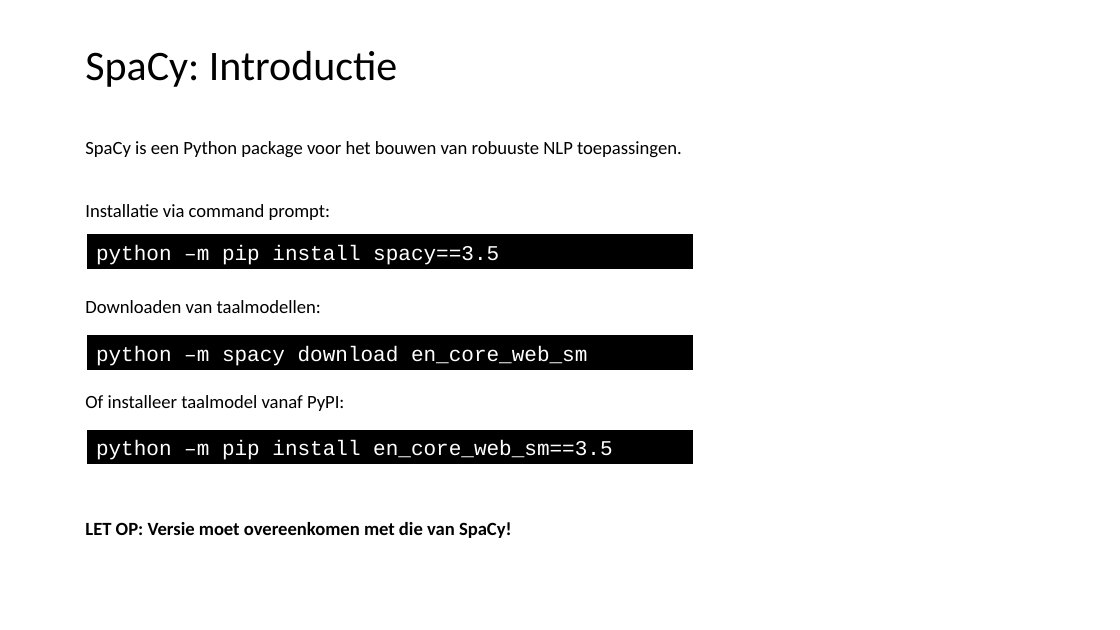
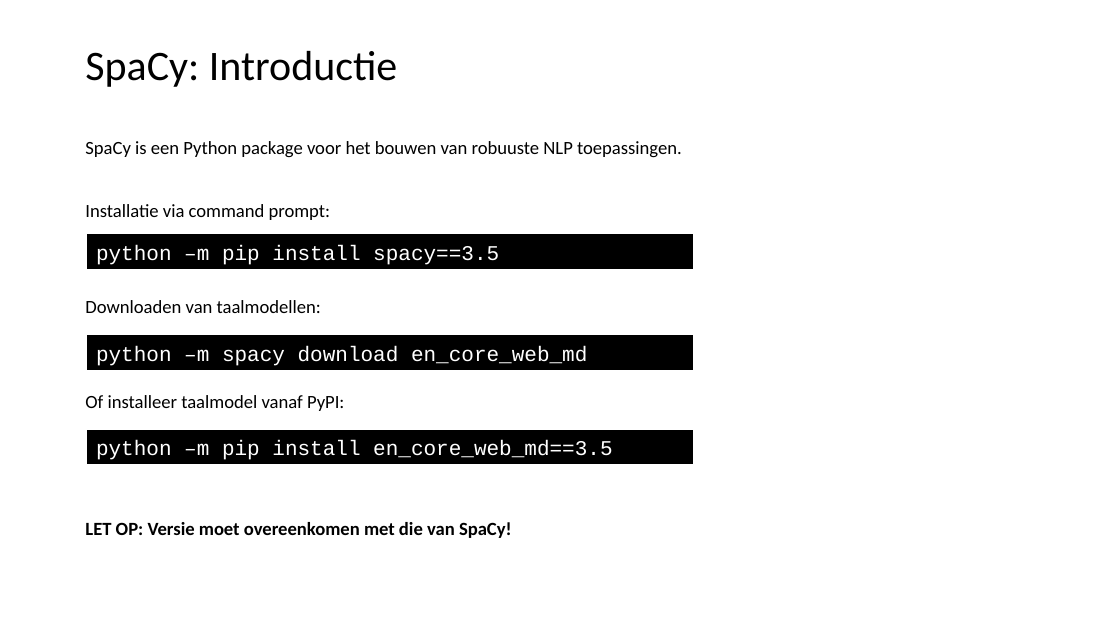
Before and after one commit to LFKoning/knowledge-sharing, a slide deck: slide 27 of python_trainees/5_nlp/python_traineeship_5.pptx. Drawn at 1120x630 pixels with LibreOffice and Linux fonts; fonts in the diff are those of the drawing. Boxes give left, top, right and bottom in pixels: in the first picture for what was removed or moved away, otherwise in the second. Text is boxed around its words. In the diff, an @@ line names an element or a change of style, - is before the commit and + after.

Commit message:
Final update part 5 Python trainees

```diff
--- a/python_trainees/5_nlp/python_traineeship_5.pptx
+++ b/python_trainees/5_nlp/python_traineeship_5.pptx
@@ text in rectangle at (x1=96, y1=346, x2=587, y2=366): text changed @@
-python –m spacy download en_core_web_sm
+python –m spacy download en_core_web_md
@@ text in rectangle at (x1=96, y1=440, x2=612, y2=460): text changed @@
-python –m pip install en_core_web_sm==3.5
+python –m pip install en_core_web_md==3.5
```
Also in this commit, not shown: 16 other slides changed, 9 other files.
